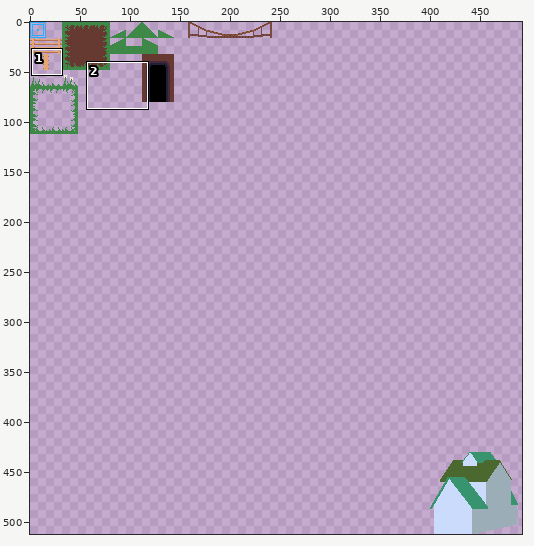
File history of a pixel-art file, assets/images/tilesheet.aseprite. Above: a wide view before the commit, with the close-up outlined.
Close-up. First the earlier version:
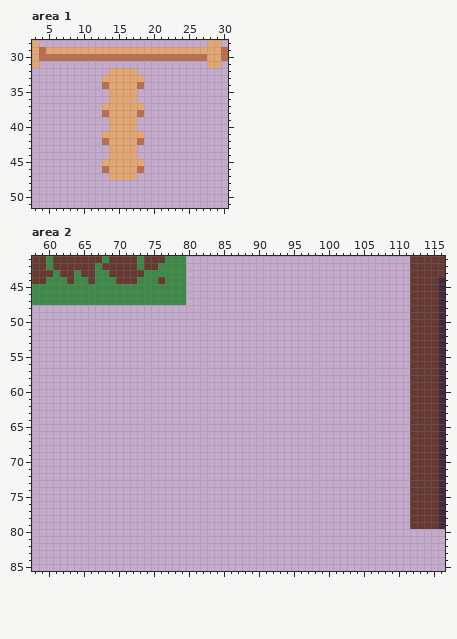
512x512 pixels, 1 frame. Shown: area 1: x 3..30, y 28..51; area 2: x 58..116, y 41..85. The wide view leaves out empty margins. The commit also changed other parts of the picture, which this record leaves out.
After the commit:
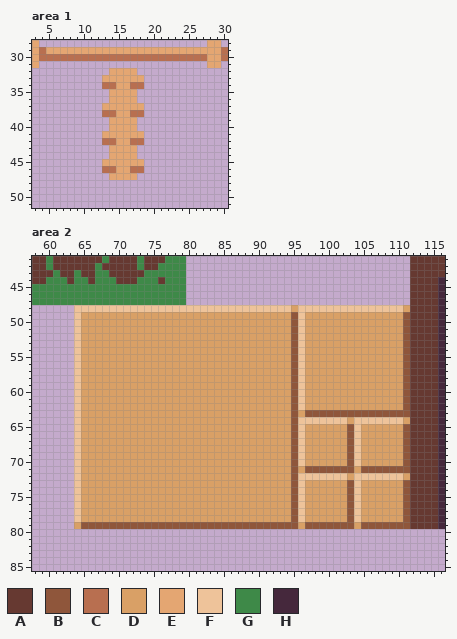
Palette (. is transparent): A #663931  B #8f563b  C #b86f50  D #d9a066  E #e4a672  F #eec39a  G #3e8948  H #45283c
Edits made:
--- area 1, layer "Layer 2"
@@ x 12..19 @@
 33 .EEEEEE.
-34 .CEEEEC.
+34 .CCEECC.
 35 ..EEEE..
@@ x 12..19 @@
 37 .EEEEEE.
-38 .CEEEEC.
+38 .CCEECC.
 39 ..EEEE..
@@ x 12..19 @@
 41 .EEEEEE.
-42 .CEEEEC.
+42 .CCEECC.
 43 ..EEEE..
@@ x 12..19 @@
 45 .EEEEEE.
-46 .CEEEEC.
+46 .CCEECC.
 47 ..EEEE..
--- area 2, layer "Layer 1"
@@ x 58..116 @@
 47 GGGGGGGGGGGGGGGGGGGGGG................................AAAAH
-48 ......................................................AAAAH
-49 ......................................................AAAAH
-50 ......................................................AAAAH
-51 ......................................................AAAAH
-52 ......................................................AAAAH
-53 ......................................................AAAAH
-54 ......................................................AAAAH
-55 ......................................................AAAAH
-56 ......................................................AAAAH
-57 ......................................................AAAAH
-58 ......................................................AAAAH
-59 ......................................................AAAAH
-60 ......................................................AAAAH
-61 ......................................................AAAAH
-62 ......................................................AAAAH
-63 ......................................................AAAAH
-64 ......................................................AAAAH
-65 ......................................................AAAAH
-66 ......................................................AAAAH
-67 ......................................................AAAAH
-68 ......................................................AAAAH
-69 ......................................................AAAAH
-70 ......................................................AAAAH
-71 ......................................................AAAAH
-72 ......................................................AAAAH
-73 ......................................................AAAAH
-74 ......................................................AAAAH
-75 ......................................................AAAAH
-76 ......................................................AAAAH
-77 ......................................................AAAAH
-78 ......................................................AAAAH
-79 ......................................................AAAAH
+48 ......FFFFFFFFFFFFFFFFFFFFFFFFFFFFFFFDFFFFFFFFFFFFFFFDAAAAH
+49 ......FDDDDDDDDDDDDDDDDDDDDDDDDDDDDDDBFDDDDDDDDDDDDDDBAAAAH
+50 ......FDDDDDDDDDDDDDDDDDDDDDDDDDDDDDDBFDDDDDDDDDDDDDDBAAAAH
+51 ......FDDDDDDDDDDDDDDDDDDDDDDDDDDDDDDBFDDDDDDDDDDDDDDBAAAAH
+52 ......FDDDDDDDDDDDDDDDDDDDDDDDDDDDDDDBFDDDDDDDDDDDDDDBAAAAH
+53 ......FDDDDDDDDDDDDDDDDDDDDDDDDDDDDDDBFDDDDDDDDDDDDDDBAAAAH
+54 ......FDDDDDDDDDDDDDDDDDDDDDDDDDDDDDDBFDDDDDDDDDDDDDDBAAAAH
+55 ......FDDDDDDDDDDDDDDDDDDDDDDDDDDDDDDBFDDDDDDDDDDDDDDBAAAAH
+56 ......FDDDDDDDDDDDDDDDDDDDDDDDDDDDDDDBFDDDDDDDDDDDDDDBAAAAH
+57 ......FDDDDDDDDDDDDDDDDDDDDDDDDDDDDDDBFDDDDDDDDDDDDDDBAAAAH
+58 ......FDDDDDDDDDDDDDDDDDDDDDDDDDDDDDDBFDDDDDDDDDDDDDDBAAAAH
+59 ......FDDDDDDDDDDDDDDDDDDDDDDDDDDDDDDBFDDDDDDDDDDDDDDBAAAAH
+60 ......FDDDDDDDDDDDDDDDDDDDDDDDDDDDDDDBFDDDDDDDDDDDDDDBAAAAH
+61 ......FDDDDDDDDDDDDDDDDDDDDDDDDDDDDDDBFDDDDDDDDDDDDDDBAAAAH
+62 ......FDDDDDDDDDDDDDDDDDDDDDDDDDDDDDDBFDDDDDDDDDDDDDDBAAAAH
+63 ......FDDDDDDDDDDDDDDDDDDDDDDDDDDDDDDBDBBBBBBBBBBBBBBBAAAAH
+64 ......FDDDDDDDDDDDDDDDDDDDDDDDDDDDDDDBFFFFFFFDFFFFFFFDAAAAH
+65 ......FDDDDDDDDDDDDDDDDDDDDDDDDDDDDDDBFDDDDDDBFDDDDDDBAAAAH
+66 ......FDDDDDDDDDDDDDDDDDDDDDDDDDDDDDDBFDDDDDDBFDDDDDDBAAAAH
+67 ......FDDDDDDDDDDDDDDDDDDDDDDDDDDDDDDBFDDDDDDBFDDDDDDBAAAAH
+68 ......FDDDDDDDDDDDDDDDDDDDDDDDDDDDDDDBFDDDDDDBFDDDDDDBAAAAH
+69 ......FDDDDDDDDDDDDDDDDDDDDDDDDDDDDDDBFDDDDDDBFDDDDDDBAAAAH
+70 ......FDDDDDDDDDDDDDDDDDDDDDDDDDDDDDDBFDDDDDDBFDDDDDDBAAAAH
+71 ......FDDDDDDDDDDDDDDDDDDDDDDDDDDDDDDBDBBBBBBBDBBBBBBBAAAAH
+72 ......FDDDDDDDDDDDDDDDDDDDDDDDDDDDDDDBFFFFFFFDFFFFFFFDAAAAH
+73 ......FDDDDDDDDDDDDDDDDDDDDDDDDDDDDDDBFDDDDDDBFDDDDDDBAAAAH
+74 ......FDDDDDDDDDDDDDDDDDDDDDDDDDDDDDDBFDDDDDDBFDDDDDDBAAAAH
+75 ......FDDDDDDDDDDDDDDDDDDDDDDDDDDDDDDBFDDDDDDBFDDDDDDBAAAAH
+76 ......FDDDDDDDDDDDDDDDDDDDDDDDDDDDDDDBFDDDDDDBFDDDDDDBAAAAH
+77 ......FDDDDDDDDDDDDDDDDDDDDDDDDDDDDDDBFDDDDDDBFDDDDDDBAAAAH
+78 ......FDDDDDDDDDDDDDDDDDDDDDDDDDDDDDDBFDDDDDDBFDDDDDDBAAAAH
+79 ......DBBBBBBBBBBBBBBBBBBBBBBBBBBBBBBBDBBBBBBBDBBBBBBBAAAAH
 80 ...........................................................
